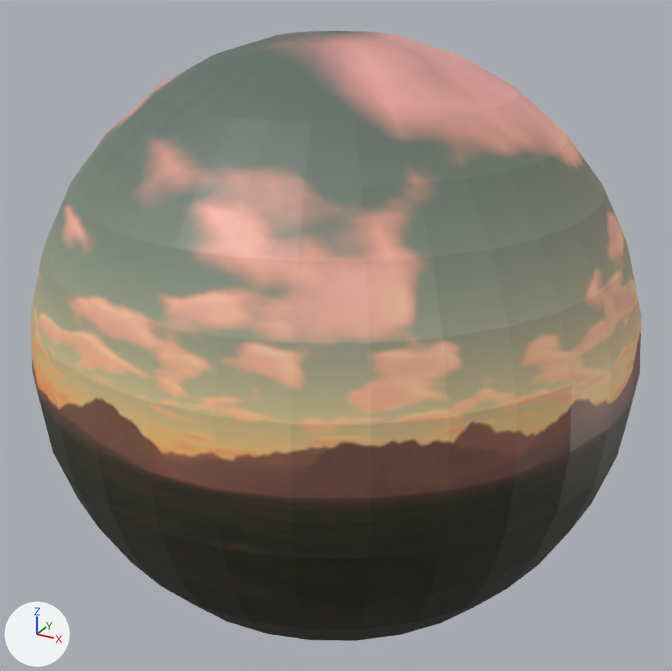
A saved change to the OBJ model DirectXGame/Resources/skydome/skydome.obj.
Both versions are drawn from a 50 mm camera at (1.416, -2.574, 1.287) aimed at (0.0, 0.0, 0.0). The lights are fixed; the arrows at lower left show +X, +Y and +Z. The older version comes first. Where no turn or scale is listed for an object, it has been applied to the vertices.

Objects in the first picture: '球'.
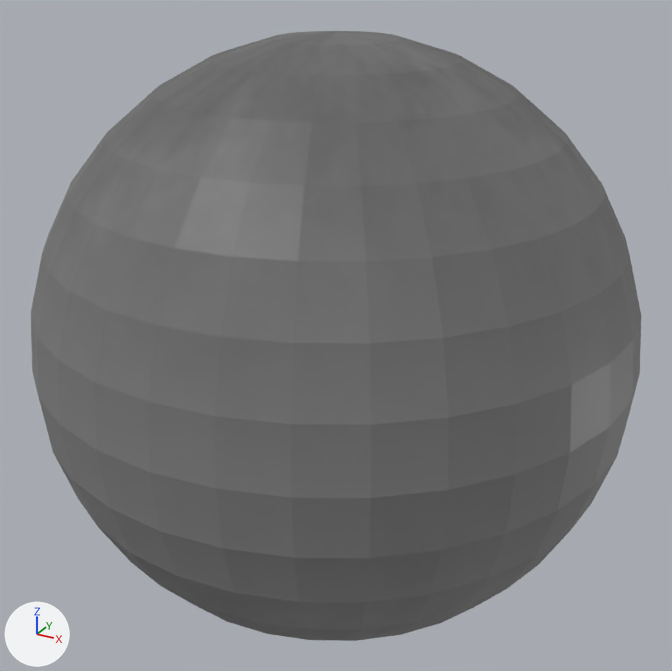
Where the change shows, as pixel boxes [x1, y1, x2, y2] in the pictures (672 x 671 px):
```json
{"object": "球", "change": "recoloured", "before": [31, 31, 641, 641], "after": [31, 31, 641, 641]}
```

Scene script edits in JSON lines:
```json
{"op": "add", "block": "img_gray_dome_texture_png", "code": ["img_gray_dome_texture_png = load_image('gray_dome_texture.png', 'gray_dome_texture.png', 2160, 1080, 'sRGB')"]}
{"op": "add", "block": "mat_マテリアル", "code": ["mat_マテリアル = principled_material('マテリアル')", "mat_マテリアル.texture = img_gray_dome_texture_png"]}
{"block": "me_球", "where": "me_球.from_pydata(...)  # 482 vertices, 960 faces; spans x -1.0..1.0, y -1.0..1.0, z -1.0..1.0"}
{"op": "remove", "block": "me_球", "code": "me_球.materials.append(mat_material)  # picture img_skydome_png"}
{"op": "add", "block": "me_球", "code": "me_球.materials.append(mat_マテリアル)  # picture img_gray_dome_texture_png"}
```
